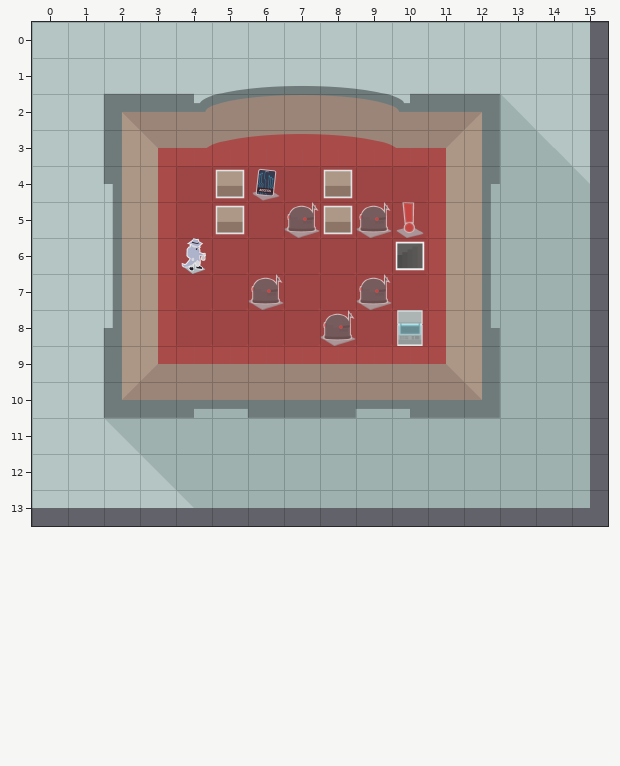
Tiled map: src/resources/maps/level-4-floor-1.tmx. Above is the file before it was changed.
Cells are 75x75 px. Shown: x 0..15, y 0..13.
Now the later version:
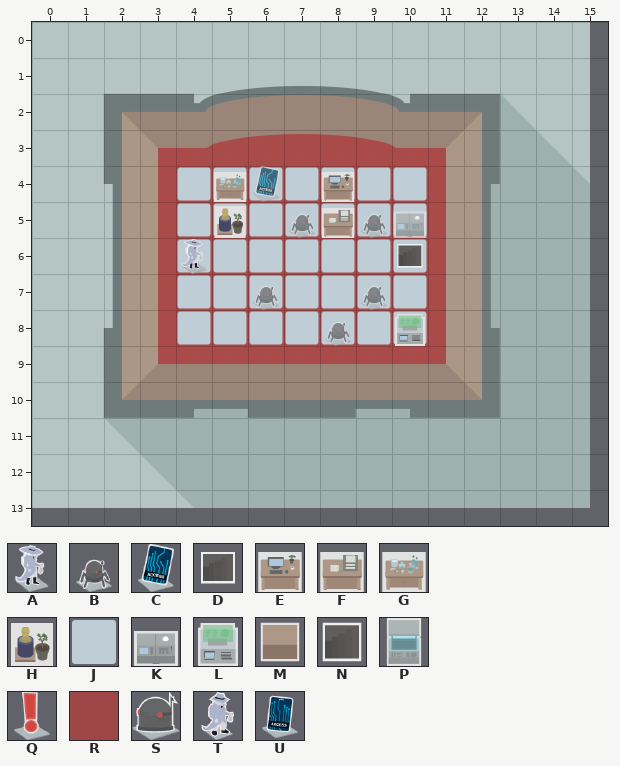
Key: from "assets": A 0 "START", B 2 "ENEMY", C 11 "KEY", D 15 "EXIT", E 27 "WALL", F 28 "WALL", G 36 "WALL", H 37 "WALL", J 57 "BLANK", K 61 "SHIELD_CONTROL", L 62 "SHOP"; from "tiles": M 0, N 1, P 2, Q 3, R 5, S 6, T 7, U 9.
_ is an empty cell, . an unchanged one.
Objects are placed by their top-left corner, in cells (3,4 is the top-left corner of cell 3,4); size is 1x1 cell unless given.
The exact change:
--- layer "Tiles"
@@ x 4..10 @@
- 4 RRRRRRR
- 5 RRRRRRR
- 6 RRRRRRR
- 7 RRRRRRR
- 8 RRRRRRR
+ 4 JJJJJJJ
+ 5 JJJJJJJ
+ 6 JJJJJJJ
+ 7 JJJJJJJ
+ 8 JJJJJJJ
--- layer "Assets"
@@ x 4..10 @@
- 4 .M..M..
- 5 .M..M..
- 6 T.....N
+ 4 .G..E..
+ 5 .H..F..
+ 6 A.....D
@@ x 10..10 @@
- 8 P
+ 8 L
--- layer "Random Key"
+C "KEY" at 6,4
-U at 6,4
--- layer "Random Enemies"
+B "ENEMY" at 7,5
+B "ENEMY" at 9,5
+B "ENEMY" at 9,7
+B "ENEMY" at 6,7
+B "ENEMY" at 8,8
-S at 7,5
-S at 9,5
-S at 6,7
-S at 9,7
-S at 8,8
--- layer "Shield"
+K "SHIELD_CONTROL" at 10,5
-Q at 10,5
